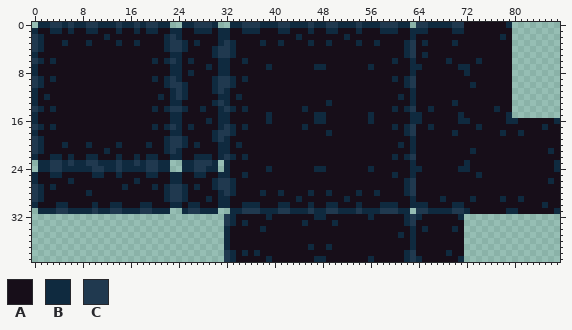
A sprite sheet gets an edit: assets/Tileset_Cave.png. Above, as it was before the edit.
The file is 88x40 pixels.
Palette (. is transparent): A #170e19  B #0f2a3f  C #20394f
Pixels before, first column x 0:
 0 .BBCCBCBBCCBBBCBBCBCCBB..BBCCCB..BBCCCBBBCCBBBCBBCCBBBCBBBCCCBB.CCBBBBCCAAAAAAAB........
 1 BAABBABAABBAAABAABABBAABBAABBBABBAABBBAAABBAAABAABBAAABAAABBBAABBBAAAABBAAAAAAAA........
 2 CBAAAAAAAAAABAAAAAAAAABCBAAAAAABBAAAAAAAAAAABAAAAAAABAAAAAAAAAABAAAAAAAAAAAAAABA........
 3 CBAAABAAABAAAABAABAAAABCCBABAAABCBAAAABAABAAAABAABAAAABAABAAAABCABAAAABAAAAAAAAA........
 4 CBAAAAAAAAAAAAAAAAAAAABCCBAAAABCCBAAAAAAAAAAAAAAAAAAAAAAAAAAAABCAAAAAAAAAAAAAAAA........
 5 BAAAAAAAAAAAAAAAAAAAAAABBAAAAABCCBAAAAAAAAAAAAAAAAAAAAAAAAAAAABCABAAAAAAAAAAAAAA........
 6 CBABAAAAAAAAAAAAAAAABABCBABAAAABBAABAAAAAAAAAAAAAAAAAAAAAAAABAABAAAAABAAAABAAAAA........
 7 BAAAAAAAAAAAAAAAAAAAAAABBAAAABABBAAAAAABAAAAAAABBAAAAAAABAAAAAABBAAAAAABBAAAAAAA........
 8 BAAAAAAAAAAAAAAAAAAAAAABBABAAAABBAAAAAAAAAAAAAAAAAAAAAAAAAAAAAABAAAAAAAABAAAAAAA........
 9 CBABAAAAAAAAAAAAAAAABABCBAAAAABCCBABAAAAAAAAAAAAAAAAAAAAAAAABABCAAAAAAAAAAAAAAAA........
10 CBAAAAAAAAAAAAAAAAAAAABCCBAAAABCCBAAAAAAAAAAAAAAAAAAAAAAAAAAAABCAAAAAAAAABAAAAAA........
11 BAAAAAAAAAAAAAAAAAAAAAABCBAAAABCBAAAAAAAAAAAAAAAAAAAAAAAAAAAAAABAAAAAAAAAAAAAAAA........
12 BABAAAAAAAAAAAAAAAAAABABCBAAAAABBABAAAAAAAAAAAAAAAAAAAAAAAAAABABAAAAAAAAAAAAAAAA........
13 BAAAAAAAAAAAAAAAAAAAAAABBAAAAABCBAAAAAAAAAAAAAAAABAAAAAAAAAAAAABAAAAAABAAAAAAAAA........
14 CBABAAAAAAAAAAAAAAAABABCCBAABAABCBABAAAAAAAAABAAAAAAAAAAAAAABABCAABAAAAAAAAAABAA........
15 BAAAAAAAAAAAAAAAAAAAAAABBAAAAAABBAAAAAABAAAAAAABBAAAAAAABAAAAAABBAAAAAABAAAAAAAB........
16 BAAAAAAAAAAAAAAAAAAAAAABBAAAABABBAAAAAABAAAAAAABBAAAAAAABAAAAAABBAAAAAABBAAAAAABBAAAAAAB
17 CBABAAAAAAAAAAAAAAAABABCBABAAAABCBABAAAAAAAAABAAAAAAAAAAAAAABABCAABAAAAAAABAAAAAAAAAABAA
18 BAAAAAAAAAAAAAAAAAAAAAABBAAAAABCCBAAAAAAAAAAAAAAABAAAAAAAAAAAABCAAAAAABAAAAAAABAABAAAAAA
19 CBAAAAAAAAAAAAAAAAAAAABCCBAAAABCBAAAAAAAAAAAAAAAAAAAAAAAAAAAAAABAAAAAAAAAAAAAAAAAAAAAAAA
20 CBAAABAAABAAAABAAAABAABCCBABAAABBABAAAAAAAAAAAAAAAAAAAAAAAAAABABAAAAAAAAAAAAAAAAAAAAAAAA
21 CBAAAAAAAAAABAAAAAAAAABCBAAAAAABBAAAAAAAAAAAAAAAAAAAAAAAAAAAAAABAAAAAAAAABAAAAAAAAAAAABA
22 BAABBABAABBAAABAABABBAABBAABBBABCBABAAAAAAAAAAAAAAAAAAAAAAAABABCAAAAAAAAAAAAAAAAAAAAAAAA
23 .BBCCBCBBCCBBBCBBCBCCBB..BBCCCB.BAAAAAAAAAAAAAAAAAAAAAAAAAAAAAABAAAAAAAABAAAAAAAAAAAAAAB
24 .BBCCBBBBBCCBBCBBBBCCBB..BBCCBB.BAAAAAABAAAAAAABBAAAAAAABAAAAAABBAAAAAABBAAAAAAAAAAAAAAB
25 BAABBAAAAABBAABAAAABBAABBAABBAABBAABAAAAAAAAAAAAAAAAAAAAAAAABAABAAAAAAAAAABAAAAAAAAAAAAA
26 BAAAAABAAAAAAAAAABAAAAABBAAAAABCCBAAAAAAAAAAAAAAAAAAAAAAAAAAAABCAAAAAAAAAAAAAAAAAAAAAABA
27 CBABAAAAAAAAAAABAAAABABCCBABAABCCBAAAAAAAAAAAAAAAAAAAAAAAAAAAABCAAAAAAAAAAAAAAAAAAAAAAAA
28 CBAAAAAAABAAAAAAAAAAAABCCBAAAAABCBAAAABAABAAAABAABAAAABAABAAAABCAAAAAAAAAAAAAAAAAAAAAAAA
29 CBAAAAAAAAAAAAAAAAAAAABCCBAAABABBAAAAAAAAAAABAAAAAAABAAAAAAAAAABAAAABAAAABAAAABAABAAAAAA
30 BAAABBAAAABAABBAAABBAAABBABBAAABBAABBBAAABBAAABAABBAAABAAABBBAABBBAAAABBAAAAAAAAAAAAABAA
31 .BBBCCBBBBCBBCCBBBCCBBB..BCCBBB..BBCCCBBBCCBBBCBBCCBBBCBBBCCCBB.CCBBBBCCBAAAAAABBAAAAAAB
32 ................................CBAAAAABAAAAAAABBAAAAAAABAAAAABCBAAAAAAB................
33 ................................CBABAAAAAAAAABAAAABAAAAAAAAAAABCAAAAAAAA................
34 ................................BAAAAABAAAAAAAAAAAAAAAAAAAAAAAABABAAAABA................
35 ................................BAAAAAAAAAAAAAAAAAAAAAAAAAAAABABAAAAAAAA................
36 ................................BAAAAAAAAAAAAAAAAAAAAAAAAAAAAAABAAAAAAAA................
37 ................................BAAAAAAAAAAAAABAABAAAAAAAAAAAAABAAAAAAAA................
38 ................................CBABABAAAAAAAAAAAAAAAAAAAAAAAABCAAAAABAA................
39 ................................CBAAAAABAAAAAAABBAAAAAAABAAAAABCBAAAAAAB................
The same view after the edit:
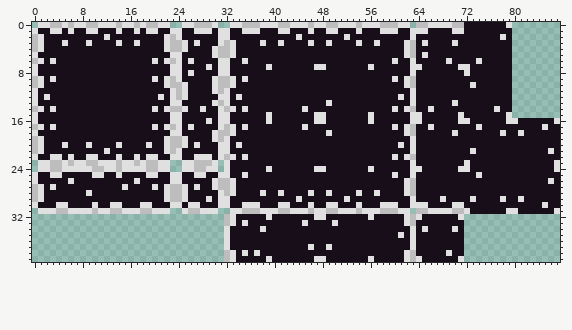
Change:
colour B: #0f2a3f -> #e0e0e0
colour C: #20394f -> #bdbdbd
